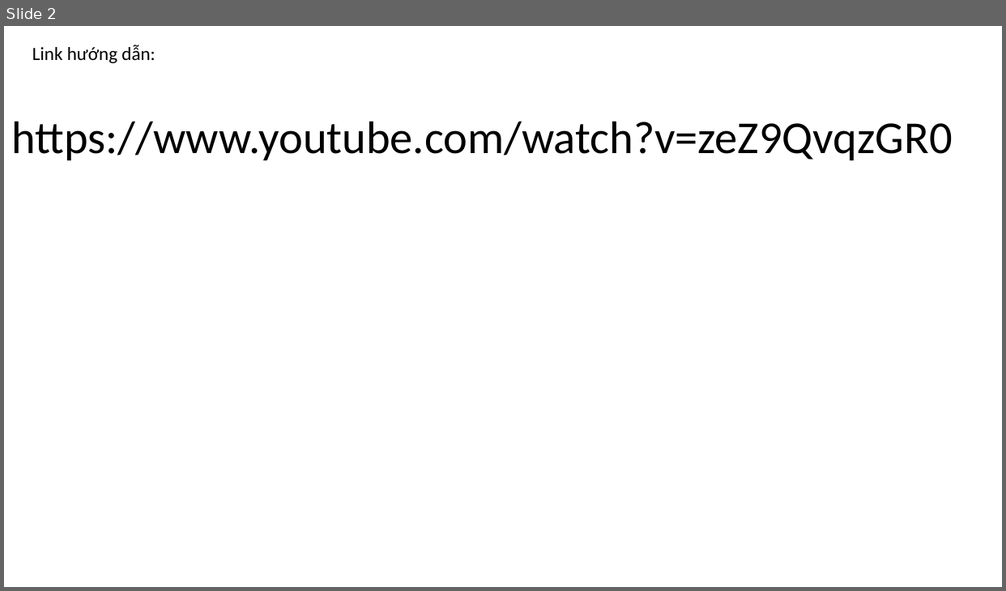
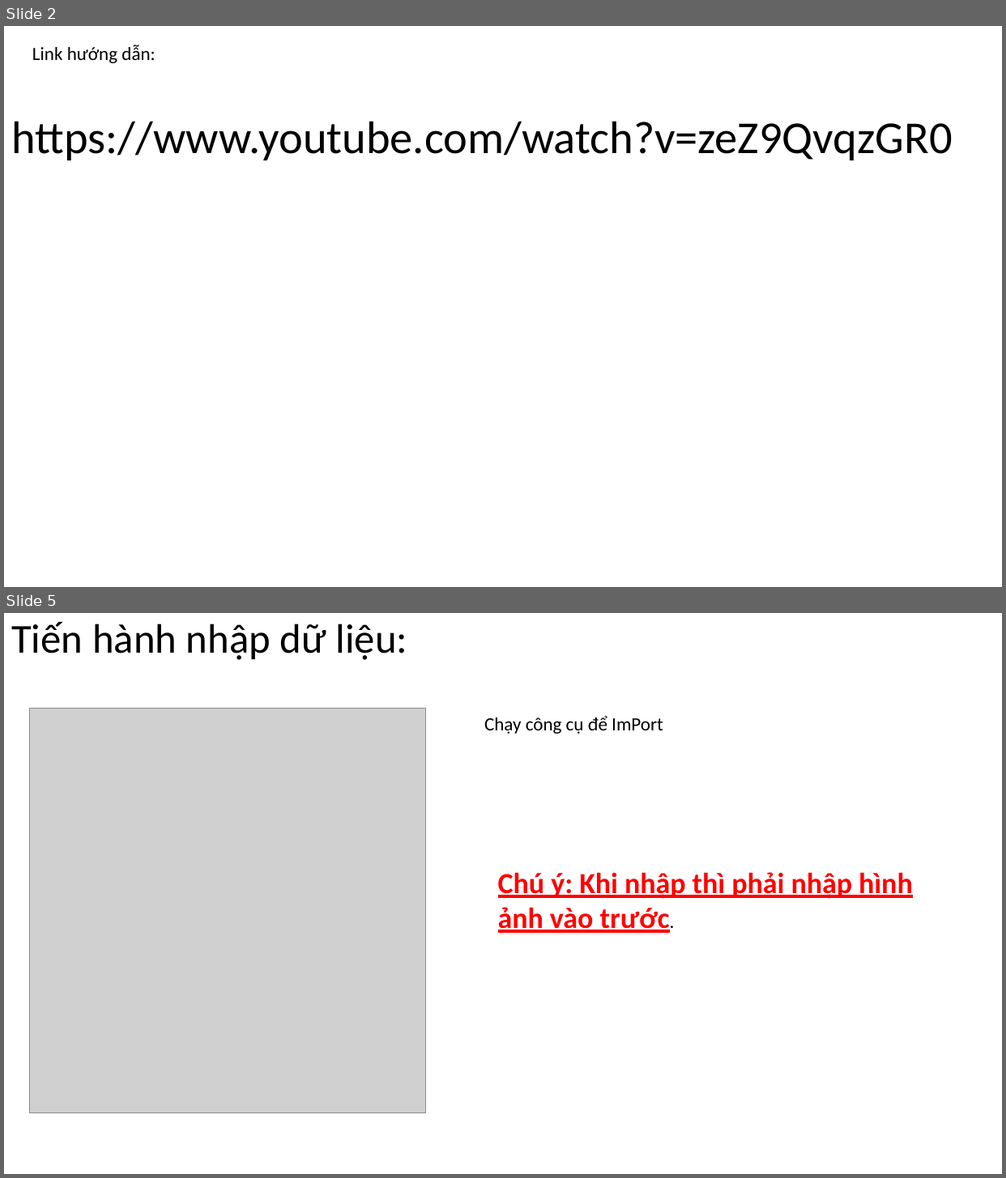
Before and after one commit to DangVanDoan05/WordPress, a slide deck: Chuyển dữ liệu giữa 2 trang Web.pptx. Shown one above the other, each under a label of ours: slide 2 before the commit, slides 2 and 5 after it; the slides between them are not shown. The pictures are 1006x591 and 1006x1178 pixels, drawn with LibreOffice and Linux fonts; fonts in the diff are those of the drawing; grey boxes stand for pictures. Boxes give left, top, right and bottom in pixels: in the first picture for what was removed or moved away, otherwise in the second. Text is boxed around its words. In the diff, an @@ line names an element or a change of style, - is before the commit and + after.

```diff
--- a/Chuyển dữ liệu giữa 2 trang Web.pptx
+++ b/Chuyển dữ liệu giữa 2 trang Web.pptx
@@ slide 5 added at (4, 613, 1002, 1174), background #FFFFFF @@
@@ title added at (11, 622, 408, 660), 39.6 pt, text #000000 @@
+Tiến hành nhập dữ liệu:
@@ picture added at (29, 708, 426, 1114) @@
@@ text added at (484, 716, 663, 734), 18 pt, text #000000 @@
+Chạy công cụ để ImPort
@@ text added at (498, 872, 913, 933), 28 pt, text #FF0000, bold, underline @@
+Chú ý: Khi nhập thì phải nhập hình ảnh vào trước.
```
Also in this commit, not shown: 1 slide changed, 4 other slides added, 3 slides removed, 4 other files.
